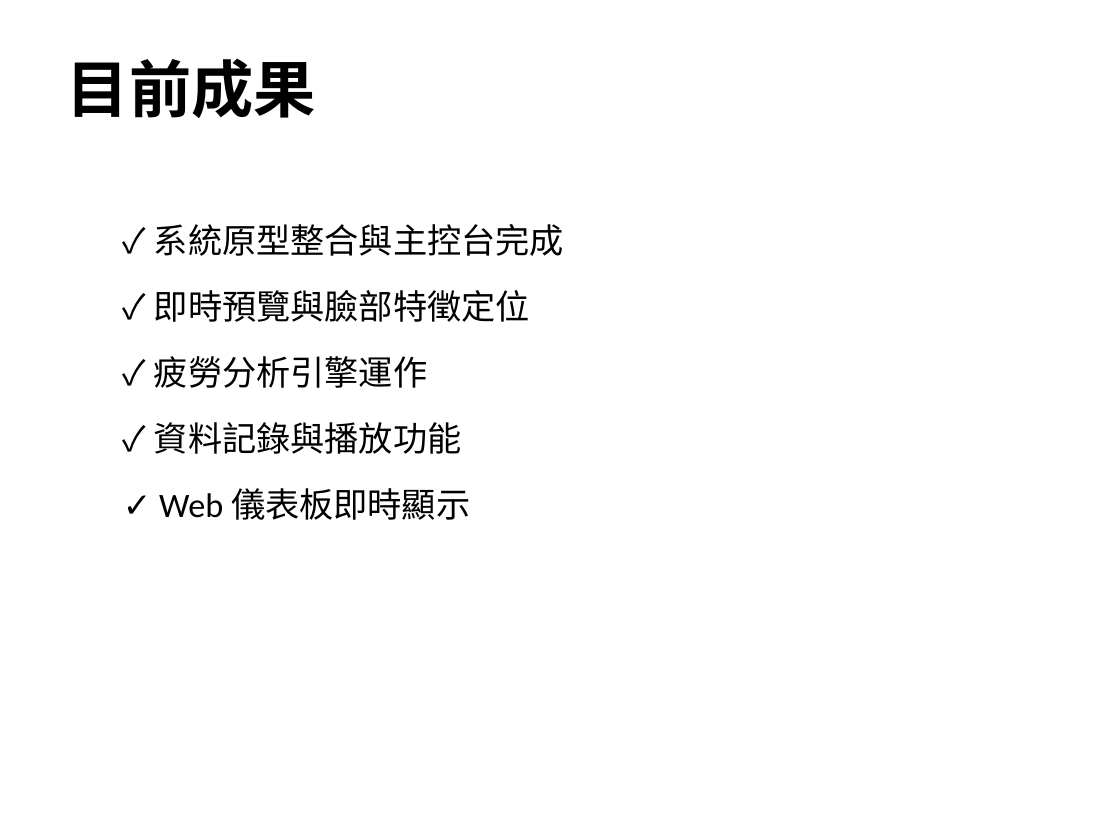
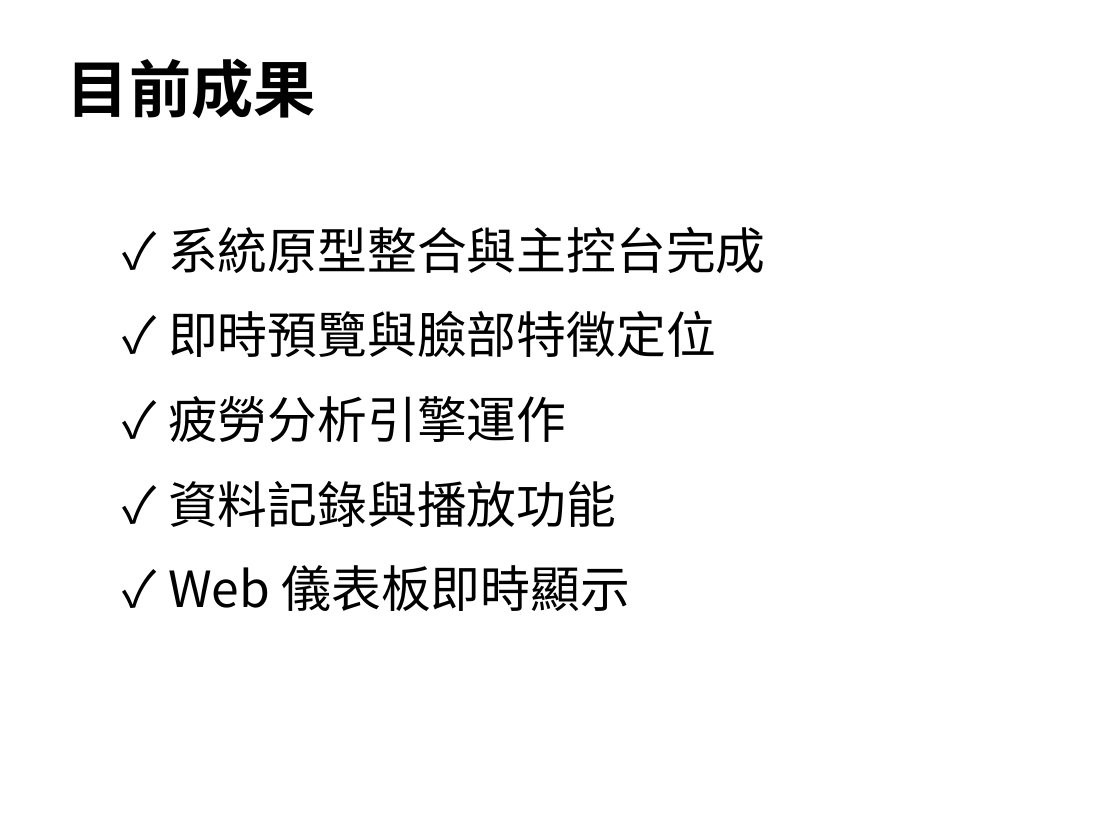
Before and after one commit to timmyc07/Non-contact-fatigue-detection-system, a slide deck: slide 9 of 實務專題簡報_疲勞監測系統.pptx. Drawn at 1120x840 pixels with LibreOffice and Linux fonts; fonts in the diff are those of the drawing; background and template pictures are left out. Boxes give left, top, right and bottom in pixels: in the first picture for what was removed or moved away, otherwise in the second. Text is boxed around its words. In the diff, an @@ line names an element or a change of style, - is before the commit and + after.

```diff
--- a/實務專題簡報_疲勞監測系統.pptx
+++ b/實務專題簡報_疲勞監測系統.pptx
@@ text "✓ 系統原型整合與主控台完成" at [168,227,766,611]: size 22 to 32 pt, font Calibri to Noto Sans CJK JP @@
```
Also in this commit, not shown: 13 other slides changed, 4 other files.
